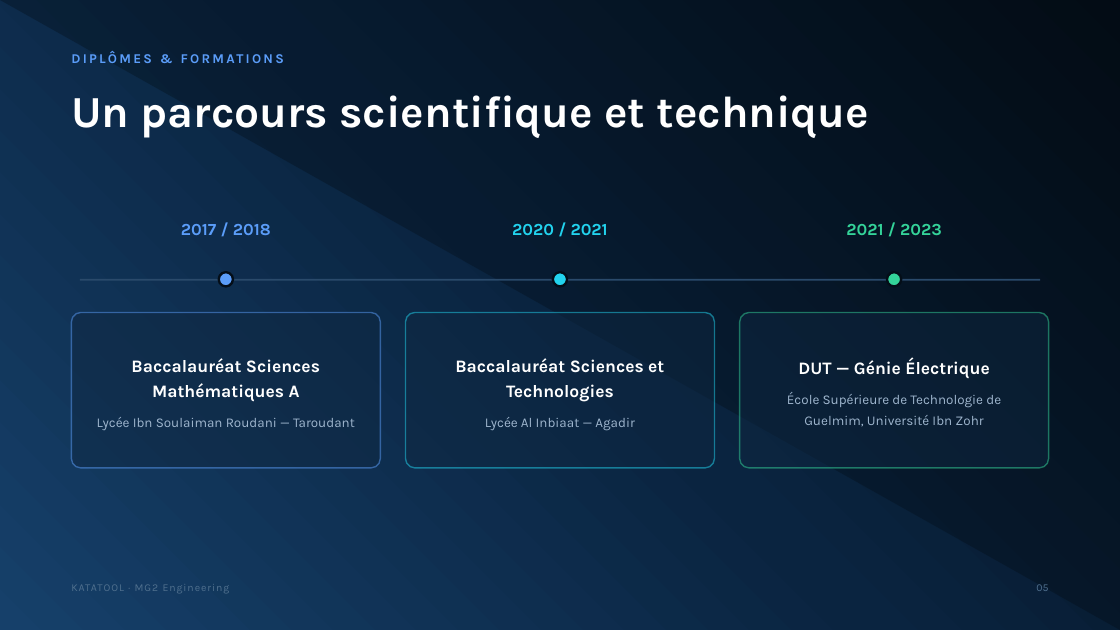
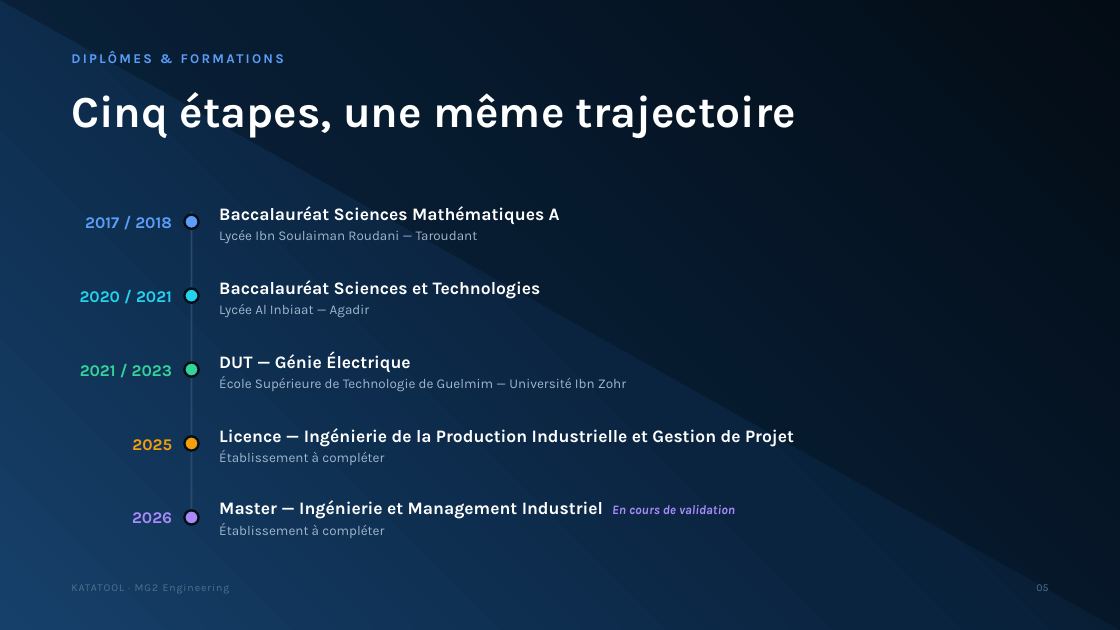
Before and after one commit to OUBELLA22/PLM, a slide deck: slide 5 of soutenance/KATATOOL_Soutenance_Youssef_OUBELLA.pptx. Drawn at 1120x630 pixels with LibreOffice and Linux fonts; fonts in the diff are those of the drawing. Boxes give left, top, right and bottom in pixels: in the first picture for what was removed or moved away, otherwise in the second. Text is boxed around its words. In the diff, an @@ line names an element or a change of style, - is before the commit and + after.

Commit message:
Ajout de la Licence 2025 et du Master 2026 au parcours academique
- Diapo 4 : les 5 diplomes en timeline verticale compacte, Master marque 'en cours de validation'
- Diapo 5 : refondue en timeline verticale 5 etapes avec les etablissements
- Discours : nouvelle phrase de bascule 'c'est ce master que je viens valider devant vous aujourd'hui'
- Rebalance a 960 mots -> 7 min 56 s (sous 9 min meme a 115 mots/min)

```diff
--- a/soutenance/KATATOOL_Soutenance_Youssef_OUBELLA.pptx
+++ b/soutenance/KATATOOL_Soutenance_Youssef_OUBELLA.pptx
@@ text at (x1=71, y1=92, x2=797, y2=138): text changed @@
-Un parcours scientifique et technique
+Cinq étapes, une même trajectoire
@@ text "2017 / 2018" moved from (x1=181, y1=224, x2=271, y2=235) to (x1=85, y1=217, x2=172, y2=228) @@
@@ text "Baccalauréat Sciences Mathématiques A" moved from (x1=71, y1=313, x2=381, y2=468) to (x1=219, y1=206, x2=560, y2=243) @@
@@ text "Baccalauréat Sciences Mathématiques A" at (x1=219, y1=206, x2=560, y2=243): alignment centre to left; line spacing 1.2 to 1.15; line spacing 1.3 to 1; less space between paragraphs; fill #0F2842 at 48% opacity to none; outline #5B9DF9 1.2 pt to none @@
@@ ellipse moved from (x1=218, y1=272, x2=233, y2=287) to (x1=184, y1=215, x2=198, y2=229) @@
@@ rectangle resized from (x1=80, y1=279, x2=1040, y2=281) to (x1=191, y1=212, x2=192, y2=510) @@
@@ text "2020 / 2021" moved from (x1=512, y1=224, x2=608, y2=235) to (x1=80, y1=291, x2=172, y2=302) @@
@@ ellipse moved from (x1=553, y1=272, x2=567, y2=287) to (x1=184, y1=289, x2=198, y2=303) @@
@@ text "Baccalauréat Sciences et Technologies" moved from (x1=406, y1=313, x2=715, y2=468) to (x1=219, y1=280, x2=541, y2=317) @@
@@ text "Baccalauréat Sciences et Technologies" at (x1=219, y1=280, x2=541, y2=317): alignment centre to left; line spacing 1.2 to 1.15; line spacing 1.3 to 1; less space between paragraphs; fill #0F2842 at 48% opacity to none; outline #22D3EE 1.2 pt to none @@
@@ size 14.5 to 14 pt; alignment centre to right; vertical alignment top to middle in 3 elements at (x1=85, y1=217, x2=172, y2=228), (x1=80, y1=291, x2=172, y2=302), (x1=80, y1=365, x2=172, y2=376) @@
@@ text "2021 / 2023" moved from (x1=846, y1=224, x2=942, y2=235) to (x1=80, y1=365, x2=172, y2=376) @@
@@ text at (x1=219, y1=352, x2=410, y2=372): alignment centre to left; line spacing 1.2 to 1.15 @@
@@ text "DUT — Génie Électrique" moved from (x1=740, y1=313, x2=1049, y2=468) to (x1=219, y1=352, x2=626, y2=391) @@
@@ text "DUT — Génie Électrique" at (x1=219, y1=352, x2=626, y2=391): fill #0F2842 at 48% opacity to none; outline #34D399 1.2 pt to none @@
@@ ellipse moved from (x1=887, y1=272, x2=902, y2=287) to (x1=184, y1=363, x2=198, y2=377) @@
@@ text at (x1=219, y1=376, x2=626, y2=391): text changed @@
-École Supérieure de Technologie de Guelmim, Université Ibn Zohr
+École Supérieure de Technologie de Guelmim — Université Ibn Zohr
@@ text added at (x1=132, y1=439, x2=172, y2=450), 14 pt, text #F59E0B, bold @@
+2025
@@ ellipse added at (x1=184, y1=437, x2=198, y2=451), fill #F59E0B, outline #040E18 2 pt @@
@@ text added at (x1=219, y1=428, x2=794, y2=465), 15 pt, text #FFFFFF, bold @@
+Licence — Ingénierie de la Production Industrielle et Gestion de Projet
+Établissement à compléter
@@ text added at (x1=219, y1=500, x2=735, y2=538), 15 pt, text #FFFFFF, bold @@
+Master — Ingénierie et Management Industriel En cours de validation
+Établissement à compléter
@@ text added at (x1=132, y1=512, x2=172, y2=523), 14 pt, text #A78BFA, bold @@
+2026
@@ ellipse added at (x1=184, y1=511, x2=198, y2=525), fill #A78BFA, outline #040E18 2 pt @@
```
Also in this commit, not shown: 1 other slide changed, 2 other files.
